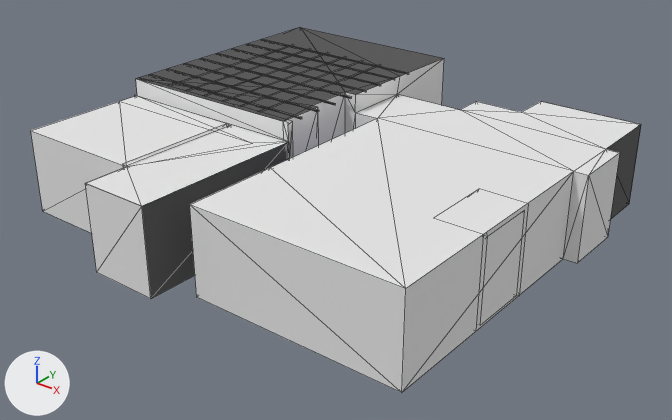
Two versions of the FBX model Assets/Content/Main-Content/Meshes/Basic-Space.fbx, one commit apart.
The view is the same before and after, from a 50 mm lens placed at (34.5, -46.2, 27.1), pointed at (1.2, -4.7, 1.3). The lights are fixed; the arrows at lower left show +X, +Y and +Z. Mesh edges are drawn as thin lines. Where no turn or scale is listed for an object, it has been applied to the vertices.

Script lines for the objects in view, before the commit:
```python
me_mesh_005 = bpy.data.meshes.new('Mesh.005')
me_mesh_005.from_pydata(...)  # 179 vertices, 259 faces; spans x -21.9..8.8, y -15.3..14.0, z 0.0..6.9
# faces by material slot: [2, 25, 141, 91]
me_mesh_005.materials.append(mat_tile)  # blue #b3b0d7
me_mesh_005.materials.append(mat_floor)  # pink #d08989
me_mesh_005.materials.append(mat_dark_wall_concrete)  # dark grey #535353
me_mesh_005.materials.append(mat_white_wall_concrete)  # white #e8e8e8
ob_wall_box_exhibition = bpy.data.objects.new('Wall-Box-Exhibition', me_mesh_005)
ob_wall_box_exhibition.location = (6.57, -2.59, 0.1)
```
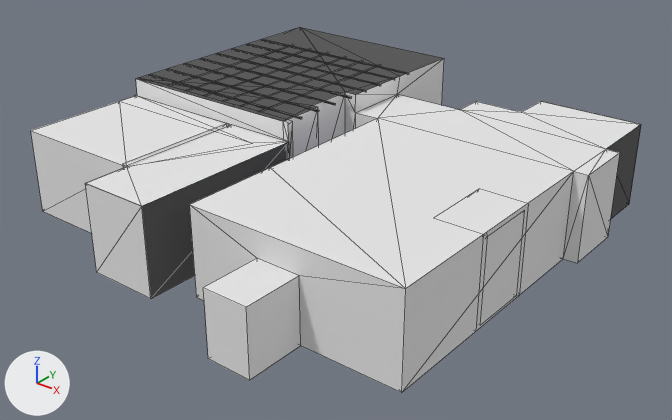
The newer file is also turned or shifted as a whole; pictures and numbers use the older file's frame.

The edits, one by one:
me_mesh_005 is used by ob_wall_box_exhibition; location (6.57, -2.59, 0.1).
me_mesh_005 had 179 vertices, 259 faces and spanned x -21.9..8.8, y -15.3..14.0, z 0.0..6.9.
me_mesh_005 now has 187 vertices, 267 faces and spans x -21.9..8.8, y -17.4..14.0, z 0.0..6.9.
Part 1, on me_mesh_005:
3 faces are deleted.
8 vertices are added at x -1.2..1.6, y -17.4..-13.6, z 0.0..4.1.
3 new faces join them, mat_floor (pink #d08989).
8 new faces join them, mat_white_wall_concrete (white #e8e8e8).

Boxes [x1, y1, x2, y2] around the edits, measured in the pictures (672 x 420 px):
part 1 of me_mesh_005, built on: [190, 205, 406, 393] in both
